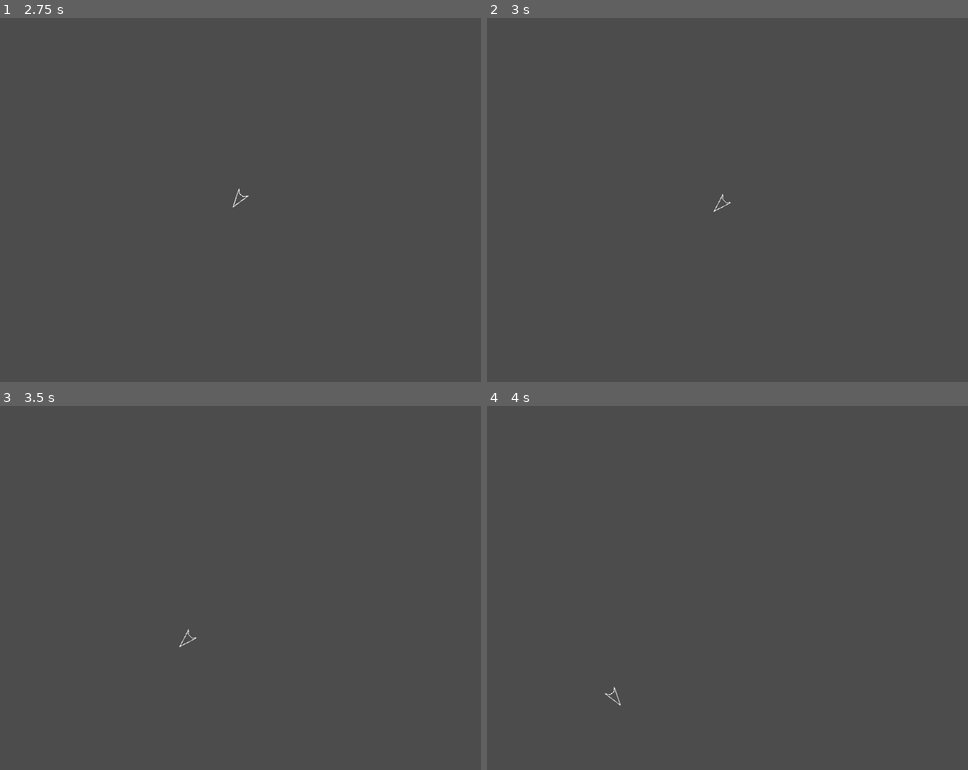
Above: before the commit, frames 1-4 (two rows, left to right).
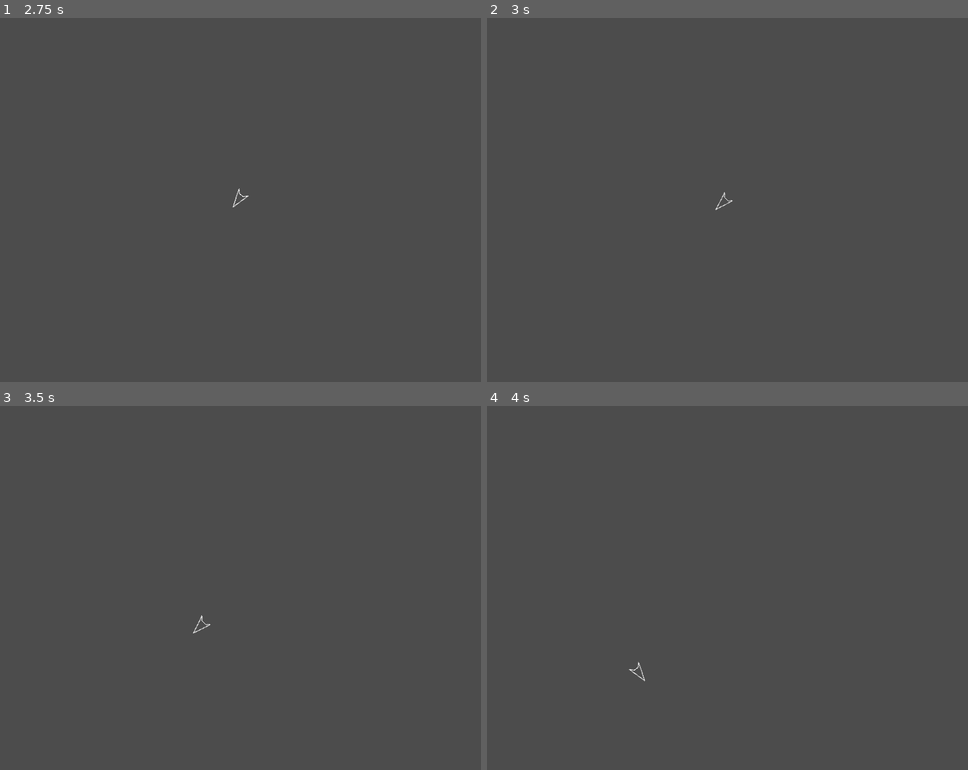
Above: after the commit, the same moments.

Repository: jgodfrey/Asteroids
Game: Godot game, scene res://Scenes/Ship2.tscn
The game is run twice, just before and just after one commit, with the same random seed, the same clock (stepped at 60 frames per second) and the same inputs. This scene is started directly instead of the project's main scene.
Inputs:
- Up to frame 1 (2.75 s): tap Enter at 0.5 s; hold D (right) 0.53-1.28 s; hold Space (shoot) 0.53-1.28 s; hold A (left) 1.28-2.03 s; tap Space (shoot) at 1.35 s; hold D (right) from 2.03 s (still down); hold Space (shoot) from 2.03 s (still down)
- Up to frame 2 (3 s): release D (right) at 2.78 s; release Space (shoot) at 2.78 s; hold W (thrust) from 2.78 s (still down); tap Space (shoot) at 2.85 s
- Up to frame 3 (3.5 s): keep holding W (thrust)
- Up to frame 4 (4 s): release W (thrust) at 3.53 s; hold A (left) from 3.53 s (still down); hold Space (shoot) from 3.53 s (still down)

Frame 1 is identical in both runs. In frame 2, less than 0.1% of the frame differs, in the area x 47-52%, y 47-54%; in frame 3, less than 0.1%, in the area x 37-44%, y 57-67%; in frame 4, less than 0.1%.

Commit message:
Cleaned up ship vector motion

Diff:
--- a/Scripts/Ship2.gd
+++ b/Scripts/Ship2.gd
@@ -1,9 +1,11 @@
 extends Area2D
 
-export (int) var  TURN_SPEED = 180
-export (int) var  MOVE_SPEED = 200
-const ACC = 0.05
-const DEC = 0.03
+export (int) var TURN_SPEED = 180
+export (int) var MOVE_SPEED = 200
+export (int) var MAX_VELOCITY = 3
+
+export (float) var ACC = 0.05
+export (float) var DEC = 0.02
 
 var velocity = Vector2.ZERO
 
@@ -23,15 +25,24 @@
 
 	var moveDir = Vector2(1,0).rotated(rotation)
 
-	if Input.is_action_pressed("thrust") and velocity.length() < 0.05:
-		velocity += moveDir * ACC * delta
+	if Input.is_action_pressed("thrust"):
+		if (velocity.length() < MAX_VELOCITY):
+			velocity += moveDir * ACC
 
-	# scrub some speed (friction)
-	velocity *= 0.985
-	#velocity -= moveDir * DEC * delta
+	# Create a drag vector opposite the current velocity
+	var drag = velocity.normalized() * DEC
 
-	if (velocity.length() > 0.001):
-		position += velocity * MOVE_SPEED
+	# If the drag is greater than the velocity, stop the ship's motion
+	# Else, apply the drag
+	if (drag.length() >= velocity.length()):
+		velocity = Vector2.ZERO
+	else:
+		velocity -= drag;
 
+	position += velocity * MOVE_SPEED * delta
+
+	print(position)
+
+	# Wrap the ship around the screen edges
 	position.x = wrapf(position.x, -screen_buffer, screen_size.x + screen_buffer)
 	position.y = wrapf(position.y, -screen_buffer, screen_size.y + screen_buffer)
